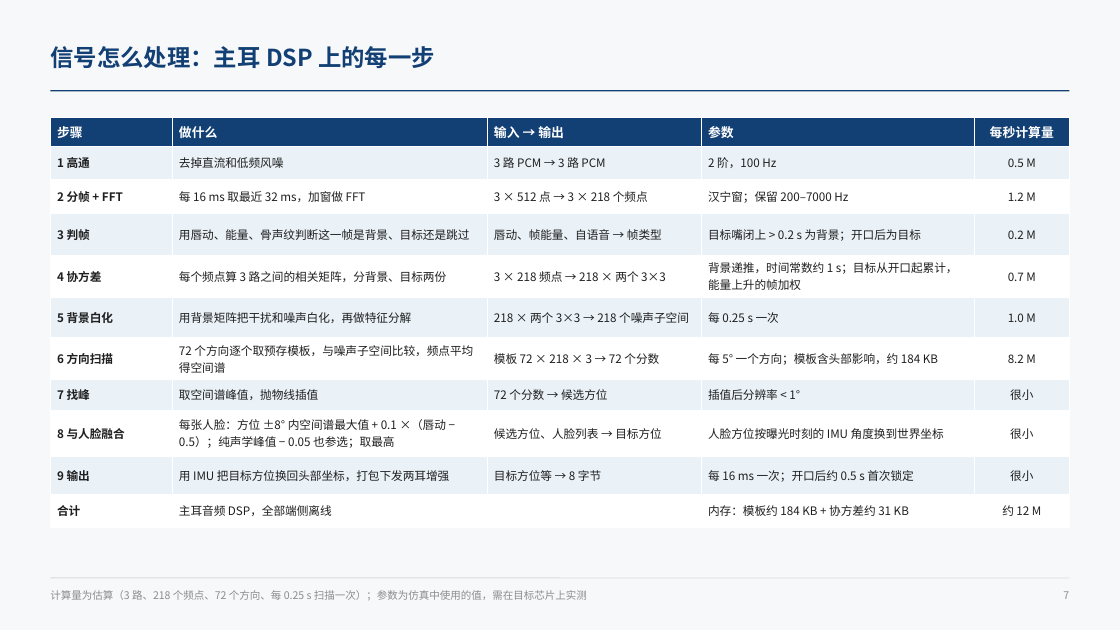
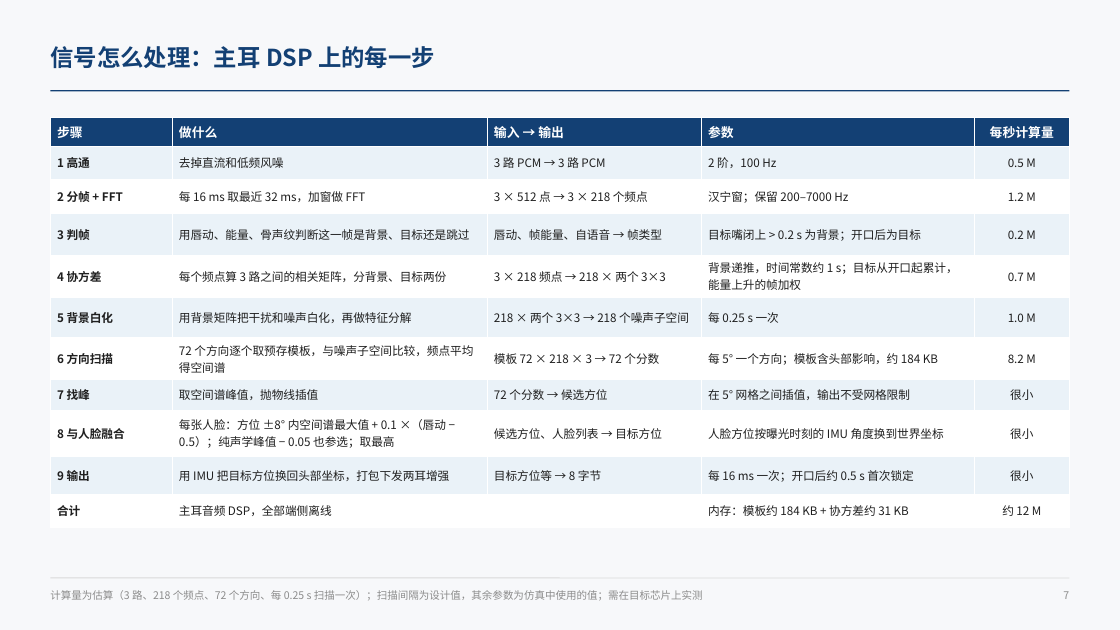
Before and after one commit to ZeroFoxxi/ssl-scene1, a slide deck: slide 7 of 02_耳机声源定位/耳机摄像头听觉辅助_整体设计方案.pptx. Drawn at 1120x630 pixels with LibreOffice and Linux fonts; fonts in the diff are those of the drawing. Boxes give left, top, right and bottom in pixels: in the first picture for what was removed or moved away, otherwise in the second. Text is boxed around its words. In the diff, an @@ line names an element or a change of style, - is before the commit and + after.

```diff
--- a/02_耳机声源定位/耳机摄像头听觉辅助_整体设计方案.pptx
+++ b/02_耳机声源定位/耳机摄像头听觉辅助_整体设计方案.pptx
@@ table at [50, 118, 1070, 520] @@
-row 8, column 4: 插值后分辨率 < 1°
+row 8, column 4: 在 5° 网格之间插值，输出不受网格限制
@@ text at [50, 590, 703, 601]: text changed @@
-计算量为估算（3 路、218 个频点、72 个方向、每 0.25 s 扫描一次）；参数为仿真中使用的值，需在目标芯片上实测
+计算量为估算（3 路、218 个频点、72 个方向、每 0.25 s 扫描一次）；扫描间隔为设计值，其余参数为仿真中使用的值；需在目标芯片上实测
```
Also in this commit, not shown: 1 other slide changed, 3 other files.
